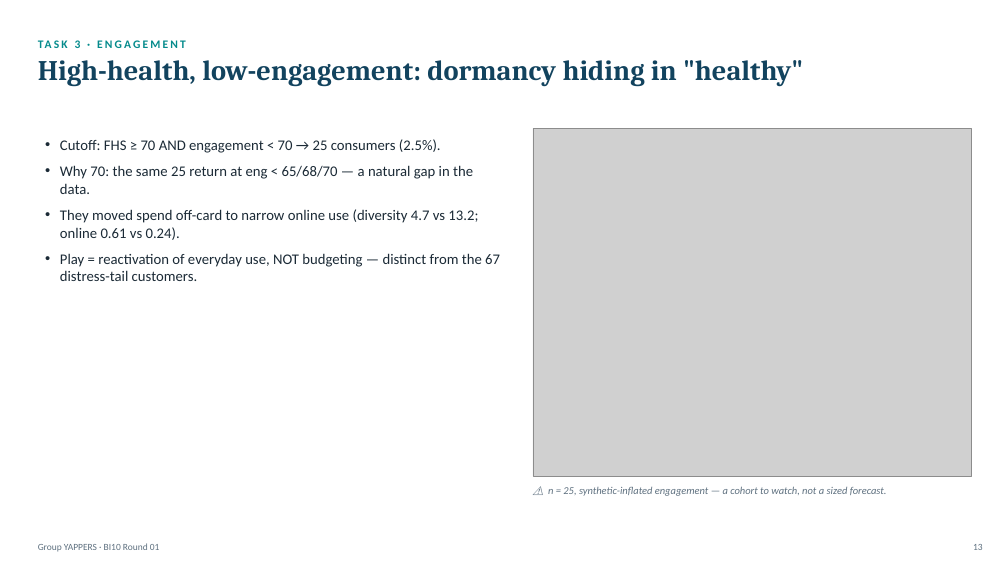
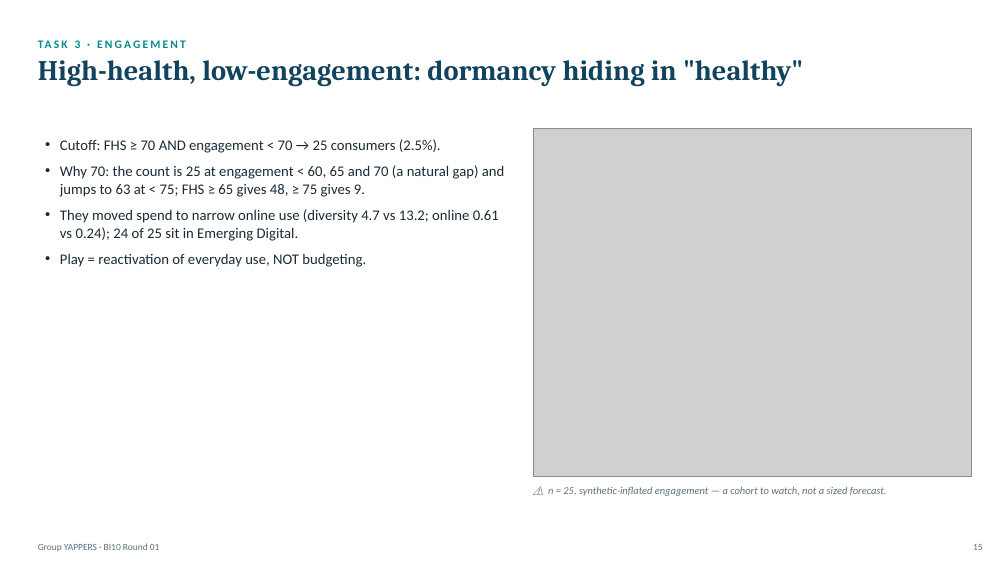
Before and after one commit to thanh-tai-435/BI10GroupYAPPERS, a slide deck: slide 15 of draft/YAPPERS_BI10_R01.pptx (slide 13 before the commit). Drawn at 1008x567 pixels with LibreOffice and Linux fonts; fonts in the diff are those of the drawing; grey boxes stand for pictures. Boxes give left, top, right and bottom in pixels: in the first picture for what was removed or moved away, otherwise in the second. Text is boxed around its words. In the diff, an @@ line names an element or a change of style, - is before the commit and + after.

```diff
--- a/draft/YAPPERS_BI10_R01.pptx
+++ b/draft/YAPPERS_BI10_R01.pptx
@@ text at [60, 165, 505, 267]: text changed @@
-• Why 70: the same 25 return at eng < 65/68/70 — a natural gap in the data.
-• They moved spend off-card to narrow online use (diversity 4.7 vs 13.2; online 0.61 vs 0.24).
-• Play = reactivation of everyday use, NOT budgeting — distinct from the 67 distress-tail customers.
+• Why 70: the count is 25 at engagement < 60, 65 and 70 (a natural gap) and jumps to 63 at < 75; FHS ≥ 65 gives 48, ≥ 75 gives 9.
+• They moved spend to narrow online use (diversity 4.7 vs 13.2; online 0.61 vs 0.24); 24 of 25 sit in Emerging Digital.
+• Play = reactivation of everyday use, NOT budgeting.
```
Also in this commit, not shown: 12 other slides changed, 6 slides added, 2 slides removed, 25 other files.
